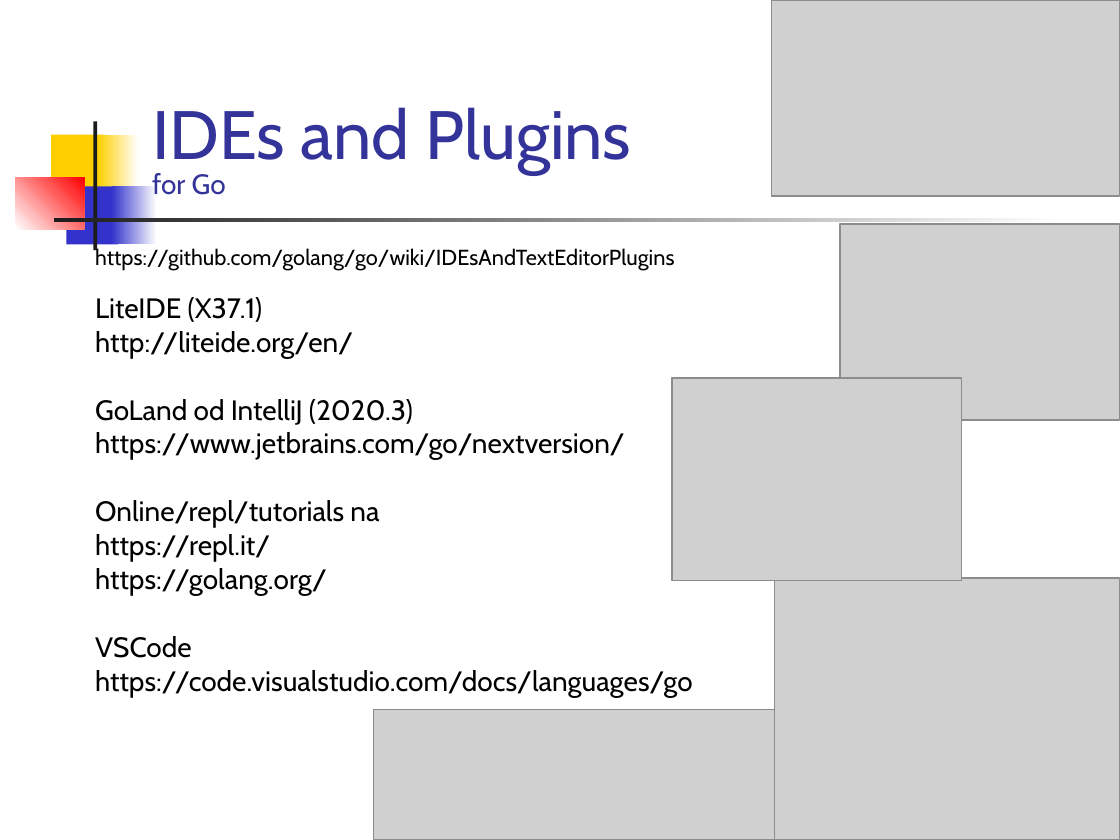
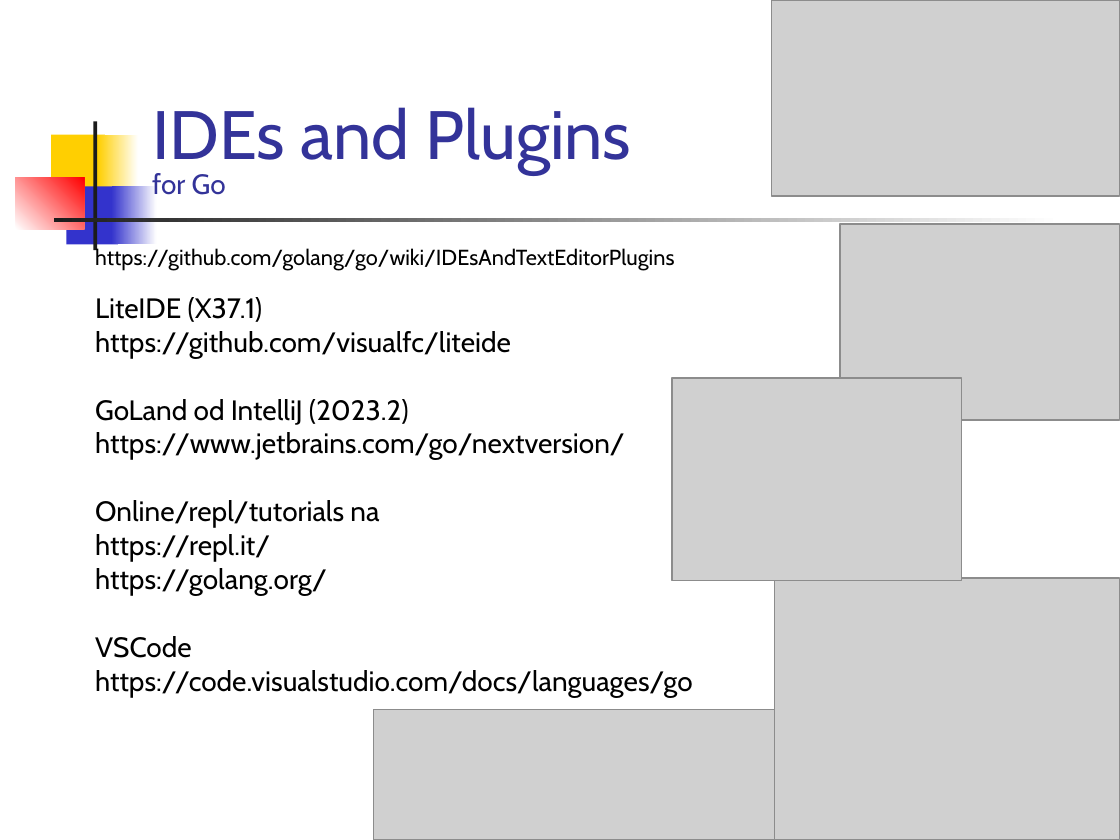
Before and after one commit to paradigmy/Prednasky, a slide deck: slide 2 of 02/go1.ppt. Drawn at 1120x840 pixels with LibreOffice and Linux fonts; fonts in the diff are those of the drawing; grey boxes stand for pictures. Boxes give left, top, right and bottom in pixels: in the first picture for what was removed or moved away, otherwise in the second. Text is boxed around its words. In the diff, an @@ line names an element or a change of style, - is before the commit and + after.

```diff
--- a/02/go1.ppt
+++ b/02/go1.ppt
@@ text at [95, 331, 511, 425]: text changed @@
-http://liteide.org/en/
-GoLand od IntelliJ (2020.3)
+https://github.com/visualfc/liteide
+GoLand od IntelliJ (2023.2)
```
Also in this commit, not shown: 3 other slides changed, 1 other file.
